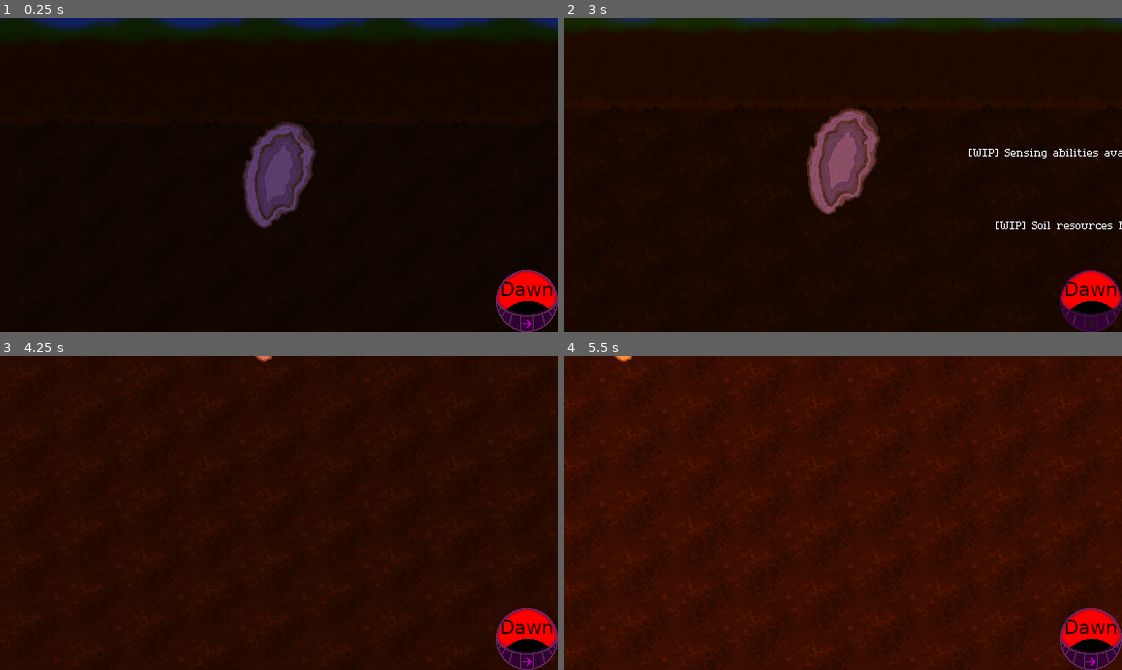
Above: before the commit, frames 1-4 (two rows, left to right).
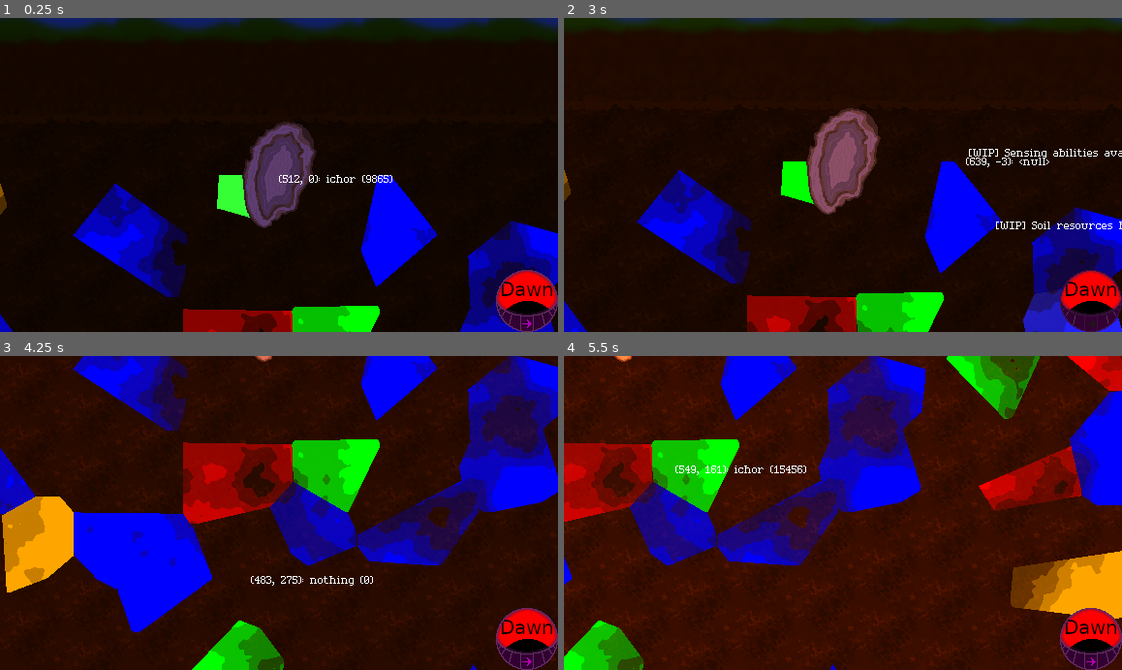
Above: after the commit, the same moments.

Repository: dragonryan06/trellis
Game: Godot game, scene res://test_world.tscn
Two runs of this game, one before a commit and one after it. Both use one fixed random seed, a clock stepped at 60 frames per second and the inputs below.
Inputs (mouse positions are in pixels of both pictures, inside the frame that each line leads up to):
- Up to frame 1 (0.25 s): no input
- Up to frame 2 (3 s): click (1088, 300) at 0.5 s; click (1088, 300) at 1.25 s; click (1088, 300) at 2 s; move the mouse to (965, 159) at 2.77 s; hold Down (camera_pan_down) from 2.78 s (still down); click (965, 159) at 2.92 s
- Up to frame 3 (4.25 s): release Down (camera_pan_down) at 3.5 s; drag from (167, 528) to (251, 575) at 3.52 s
- Up to frame 4 (5.5 s): move the mouse to (898, 443) at 4.27 s; hold Right (camera_pan_right) 4.28-5 s; click (898, 443) at 4.42 s; drag from (815, 575) to (675, 465) at 5.02 s

The runs differ from the first frame. In frame 1, 13% of the frame differs, in the area x 0-100%, y 50-100%; in frame 2, 15%; in frame 3, 35%, in the area x 0-100%, y 0-100%; in frame 4, 32%.

Commit message:
Create ResourceTap node

Diff:
--- a/generation/resource_vein.gdshader
+++ b/generation/resource_vein.gdshader
@@ -1,4 +1,5 @@
 shader_type canvas_item;
+render_mode unshaded;
 
 instance uniform bool mouse_hover = false;
 // Highest level of the material in the resource_vein, so that 50% depletion doesn't hide a 2-leveled vein.
--- a/generation/soil_resources.gd
+++ b/generation/soil_resources.gd
@@ -1,3 +1,4 @@
+class_name SoilResources
 extends Node2D
 
 const IMAGE_DIM := Vector2i(1024, 512)
@@ -34,6 +35,8 @@
 	_last_mouse_hover = vein
 
 func _ready() -> void:
+	GlobalLookups.soil_resources = get_path()
+
 	# Just set SoilResources invisible if you dont want to wait on it generating.
 	if (!visible):
 		return
--- a/generation/soil_resources.tscn
+++ b/generation/soil_resources.tscn
@@ -2,6 +2,9 @@
 
 [ext_resource type="Script" uid="uid://b37sy0e12uf3s" path="res://generation/soil_resources.gd" id="1_umswf"]
 [ext_resource type="Script" uid="uid://b31wlpyc00bk6" path="res://meta/player_camera.gd" id="2_obntx"]
+
+[sub_resource type="CanvasItemMaterial" id="CanvasItemMaterial_obntx"]
+light_mode = 1
 
 [node name="SoilResources" type="Node2D" unique_id=1074567782]
 script = ExtResource("1_umswf")
@@ -11,5 +14,6 @@
 
 [node name="Label" type="Label" parent="." unique_id=1907031695]
 z_index = 1
+material = SubResource("CanvasItemMaterial_obntx")
 offset_right = 40.0
 offset_bottom = 11.0
--- a/growing/root.gd
+++ b/growing/root.gd
@@ -10,6 +10,7 @@
 	var tween = get_tree().create_tween()
 	tween.tween_property($DirtParticles, ^"position", location, 1.0)
 	tween.tween_callback($DirtParticles.set.bind(&"emitting", false))
+	$ResourceTap.position = location
 
 func _on_next_phase() -> void:
 	super._on_next_phase()
--- a/growing/root.tscn
+++ b/growing/root.tscn
@@ -4,6 +4,7 @@
 [ext_resource type="Script" uid="uid://fsrspbj0b0vo" path="res://growing/root.gd" id="1_sl3re"]
 [ext_resource type="Script" uid="uid://djqqtsj1hf21w" path="res://growing/ui/handle_base.gd" id="2_sl3re"]
 [ext_resource type="Texture2D" uid="uid://drr0b5v5v8f2r" path="res://growing/dirt_crumbles.png" id="4_441om"]
+[ext_resource type="Script" uid="uid://s0dicwgv8sag" path="res://resources/resource_tap.gd" id="5_t6j0r"]
 
 [sub_resource type="Curve" id="Curve_gy3sr"]
 _data = [Vector2(0, 1), 0.0, 0.0, 0, 0, Vector2(0.75, 0.75280905), 0.0, 0.0, 0, 0, Vector2(1, 0.25), 0.0, 0.0, 0, 0]
@@ -197,6 +198,10 @@
 speed_scale = 5.0
 process_material = SubResource("ParticleProcessMaterial_ff14e")
 
+[node name="ResourceTap" type="Marker2D" parent="." unique_id=1542446085]
+script = ExtResource("5_t6j0r")
+metadata/_custom_type_script = "uid://s0dicwgv8sag"
+
 [connection signal="input_event" from="GrowthHandle" to="GrowthHandle" method="_on_input_event"]
 [connection signal="mouse_entered" from="GrowthHandle" to="GrowthHandle" method="_on_mouse_entered"]
 [connection signal="mouse_exited" from="GrowthHandle" to="GrowthHandle" method="_on_mouse_exited"]
--- /dev/null
+++ b/meta/global_lookups.gd
@@ -0,0 +1,5 @@
+extends Node
+
+## All the properties on here should be set once as things initialize and then never again.
+
+var soil_resources: NodePath
--- a/plants/player_core.tscn
+++ b/plants/player_core.tscn
@@ -8,6 +8,7 @@
 [ext_resource type="Texture2D" uid="uid://bfqv4wk176lro" path="res://plants/seed_root_cover.png" id="5_ky63x"]
 [ext_resource type="Texture2D" uid="uid://ne8ul6110gl" path="res://plants/seed_sprout_cover.png" id="6_0u8kd"]
 [ext_resource type="Texture2D" uid="uid://drr0b5v5v8f2r" path="res://growing/dirt_crumbles.png" id="6_x5cou"]
+[ext_resource type="Script" uid="uid://s0dicwgv8sag" path="res://resources/resource_tap.gd" id="7_gyadc"]
 
 [sub_resource type="Curve" id="Curve_gy3sr"]
 _data = [Vector2(0, 1), 0.0, 0.0, 0, 0, Vector2(0.50299394, 1), 0.0, 0.0, 0, 0, Vector2(1, 0.15730333), 0.0, 0.0, 0, 0]
@@ -342,6 +343,10 @@
 speed_scale = 5.0
 process_material = SubResource("ParticleProcessMaterial_gyadc")
 
+[node name="ResourceTap" type="Marker2D" parent="Taproot" unique_id=1551722313]
+script = ExtResource("7_gyadc")
+metadata/_custom_type_script = "uid://s0dicwgv8sag"
+
 [node name="SeedRootCover" type="Sprite2D" parent="." unique_id=872298083]
 position = Vector2(-4, 33)
 texture = ExtResource("5_ky63x")
--- a/project.godot
+++ b/project.godot
@@ -19,6 +19,7 @@
 
 GameState="*uid://qsji6mfua05b"
 RandomHelper="*uid://bfqads2and2tn"
+GlobalLookups="*uid://bia0ustu5gan0"
 
 [display]
 
--- /dev/null
+++ b/resources/resource_tap.gd
@@ -0,0 +1,12 @@
+class_name ResourceTap
+extends Marker2D
+
+func _ready() -> void:
+	GameState.next_phase.connect(_on_next_phase)
+
+func _on_next_phase() -> void:
+	if (GameState.phase_name != "Dawn"):
+		return
+
+	var soil_resources = get_node(GlobalLookups.soil_resources) as SoilResources
+	print(soil_resources.get_resource_at(soil_resources.to_local(global_position)))
--- a/test_world.tscn
+++ b/test_world.tscn
@@ -293,7 +293,6 @@
 script = ExtResource("3_dsnr4")
 
 [node name="SoilResources" parent="." unique_id=1074567782 instance=ExtResource("11_5457m")]
-visible = false
 position = Vector2(-512, 0)
 
 [node name="PlayerCore" parent="." unique_id=435886559 instance=ExtResource("3_1lwx6")]
Not shown, added: meta/global_lookups.gd.uid
Not shown, added: resources/resource_tap.gd.uid
